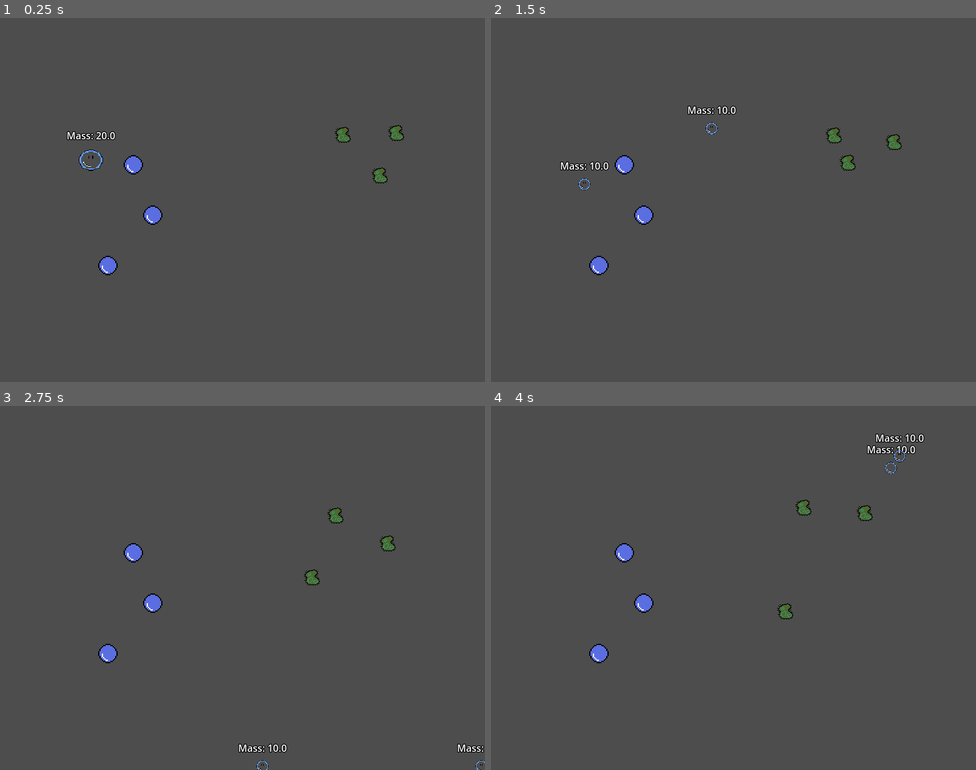
Above: before the commit, frames 1-4 (two rows, left to right).
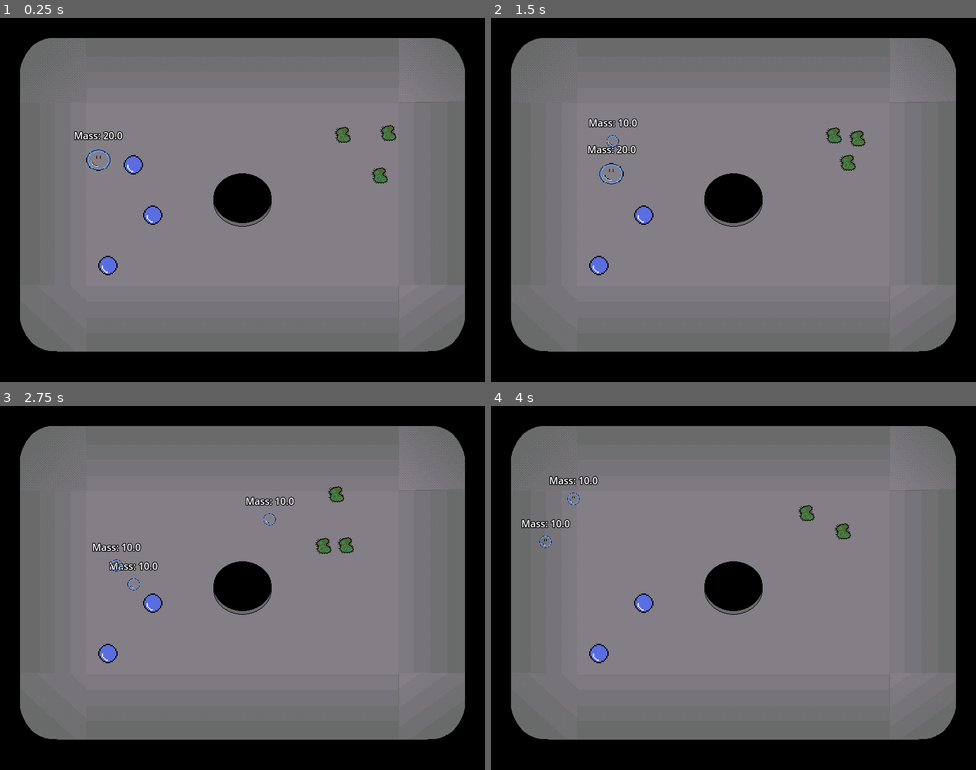
Above: after the commit, the same moments.

Repository: that-damn-cat/BubbleTrouble
Game: Godot game, scene res://game.tscn
Two runs of this game, one before a commit and one after it. Both use one fixed random seed, a clock stepped at 60 frames per second and the inputs below.
Inputs:
- Up to frame 1 (0.25 s): no input
- Up to frame 2 (1.5 s): hold Right (right) 0.53-1.28 s; tap Space (shoot) at 0.6, 1.35 s; hold Down (down) from 1.28 s (still down)
- Up to frame 3 (2.75 s): release Down (down) at 2.03 s; hold Right (right) from 2.03 s (still down); tap Space (shoot) at 2.1 s
- Up to frame 4 (4 s): release Right (right) at 2.78 s; hold Up (up) 2.78-3.53 s; tap Space (shoot) at 2.85, 3.6 s; hold Left (left) from 3.53 s (still down)

The runs differ from the first frame. In frame 1, 99% of the frame differs, in the area x 0-100%, y 0-100%; in frame 2, 99%; in frame 3, 99%; in frame 4, 100%.

Commit message:
Sink Forces

Diff:
--- /dev/null
+++ b/Components/ForceRegion/force_region.gd
@@ -0,0 +1,64 @@
+class_name ForceRegion
+extends Area2D
+
+enum Direction {UP, DOWN, LEFT, RIGHT}
+@export var push_direction: Direction = Direction.DOWN
+@export var min_push_force: float = 10.0
+@export var max_push_force: float = 200.0
+
+var body_entry_points: Dictionary[PhysicsBody2D, float] = {}
+var max_size: float = 0.0
+
+func _ready() -> void:
+	body_entered.connect(_on_body_entered)
+	body_exited.connect(_on_body_exited)
+
+	var collision_shape = find_children("*", "CollisionShape2D", false)[0]
+	var shape = collision_shape.shape
+
+	if shape is CircleShape2D:
+		max_size = shape.radius * 2.0
+
+	if shape is RectangleShape2D:
+		match push_direction:
+			Direction.DOWN, Direction.UP:
+				max_size = shape.size.y
+			Direction.LEFT, Direction.RIGHT:
+				max_size = shape.size.x
+
+func _on_body_entered(body: Node2D):
+	if body is CharacterBody2D:
+		match push_direction:
+			Direction.DOWN, Direction.UP:
+				body_entry_points[body as CharacterBody2D] = body.global_position.y
+			Direction.LEFT, Direction.RIGHT:
+				body_entry_points[body as CharacterBody2D] = body.global_position.x
+
+func _on_body_exited(body: Node2D):
+	if body is CharacterBody2D:
+		body_entry_points.erase(body)
+
+func _physics_process(_delta: float) -> void:
+	for body in body_entry_points.keys():
+		var distance_overshoot: float = 0.0
+
+		match push_direction:
+			Direction.DOWN, Direction.UP:
+				distance_overshoot = abs(body.global_position.y - body_entry_points[body])
+			Direction.LEFT, Direction.RIGHT:
+				distance_overshoot = abs(body.global_position.x - body_entry_points[body])
+
+		var push_force = remap(distance_overshoot, 0.0, max_size, min_push_force, max_push_force)
+
+		var force_direction = Vector2.ZERO
+		match push_direction:
+			Direction.DOWN:
+				force_direction = Vector2.DOWN
+			Direction.UP:
+				force_direction = Vector2.UP
+			Direction.LEFT:
+				force_direction = Vector2.LEFT
+			Direction.RIGHT:
+				force_direction = Vector2.RIGHT
+
+		body.velocity += force_direction * push_force
--- a/Entities/Droplet/droplet.tscn
+++ b/Entities/Droplet/droplet.tscn
@@ -9,7 +9,7 @@
 
 [node name="Droplet" type="Area2D" node_paths=PackedStringArray("grow_component")]
 collision_layer = 8
-collision_mask = 18
+collision_mask = 50
 script = ExtResource("1_y06n3")
 size_bonus = 10.0
 grow_component = NodePath("GrowComponent")
--- a/Entities/Germ/germ.gd
+++ b/Entities/Germ/germ.gd
@@ -8,7 +8,7 @@
 var direction := Vector2.ZERO
 var target_speed: float = idle_speed
 
-func _physics_process(delta: float) -> void:
+func _physics_process(_delta: float) -> void:
 	velocity += direction * acceleration
 
 	if velocity.length() > target_speed:
--- a/Entities/Germ/germ.tscn
+++ b/Entities/Germ/germ.tscn
@@ -17,7 +17,7 @@
 
 [node name="Germ" type="CharacterBody2D"]
 collision_layer = 4
-collision_mask = 31
+collision_mask = 63
 script = ExtResource("1_wjhn7")
 seek_speed = 125.0
 
--- a/Entities/Player/player.gd
+++ b/Entities/Player/player.gd
@@ -48,7 +48,7 @@
 	set_mass(mass + consumed.mass)
 	consumed.queue_free()
 
-func _physics_process(delta):
+func _physics_process(_delta):
 	var acceleration = remap(mass, min_mass, max_mass, max_acceleration, min_acceleration)
 	var speed_cap = remap(mass, min_mass, max_mass, max_speed, min_speed)
 
--- a/Entities/Player/player.tscn
+++ b/Entities/Player/player.tscn
@@ -139,6 +139,20 @@
 "transitions": PackedFloat32Array(1, 1, 1, 1, 1, 1, 1),
 "update": 1,
 "values": [0, 5, 6, 7, 8, 13, 0]
+}
+tracks/1/type = "method"
+tracks/1/imported = false
+tracks/1/enabled = true
+tracks/1/path = NodePath("StateMachine/Splitting")
+tracks/1/interp = 1
+tracks/1/loop_wrap = true
+tracks/1/keys = {
+"times": PackedFloat32Array(0.4),
+"transitions": PackedFloat32Array(1),
+"values": [{
+"args": [],
+"method": &"split"
+}]
 }
 
 [sub_resource type="AnimationLibrary" id="AnimationLibrary_5c2io"]
@@ -155,7 +169,7 @@
 
 [node name="Player" type="CharacterBody2D" node_paths=PackedStringArray("grow_component", "animation", "collider", "merge_collder")]
 collision_layer = 2
-collision_mask = 31
+collision_mask = 63
 script = ExtResource("1_y2db8")
 grow_component = NodePath("GrowComponent")
 animation = NodePath("Bubs/AnimationPlayer")
--- a/Entities/Player/splitting.gd
+++ b/Entities/Player/splitting.gd
@@ -6,9 +6,10 @@
 
 func enter() -> void:
 	controlled_node = state_machine.controlled_node
-	controlled_node.merge_collder.disabled = true
 	controlled_node.animation.play("split")
 
+func split() -> void:
+	controlled_node.merge_collder.disabled = true
 	var player_resource := load(player_scene_path) as PackedScene
 	var new_player = player_resource.instantiate()
 	new_player.global_position = controlled_node.global_position
--- a/game.tscn
+++ b/game.tscn
@@ -1,10 +1,21 @@
-[gd_scene load_steps=10 format=3 uid="uid://dvpursjeaw74i"]
+[gd_scene load_steps=15 format=3 uid="uid://dvpursjeaw74i"]
 
 [ext_resource type="PackedScene" uid="uid://bo5tu8ywsry1c" path="res://Entities/Player/player.tscn" id="1_0f0hj"]
 [ext_resource type="Script" uid="uid://clmbc0or0dlqo" path="res://game.gd" id="1_7jktm"]
 [ext_resource type="PackedScene" uid="uid://x3otvmpq532f" path="res://Entities/Droplet/droplet.tscn" id="2_hg6cf"]
+[ext_resource type="Texture2D" uid="uid://cvlyyv8ndt2a7" path="res://Assets/sink.png" id="2_ryrav"]
 [ext_resource type="PackedScene" uid="uid://dgqdov4kcwtwt" path="res://Entities/Germ/germ.tscn" id="3_0ia01"]
+[ext_resource type="Script" uid="uid://j4dd7yhlo1qm" path="res://Components/ForceRegion/force_region.gd" id="3_eow3j"]
 [ext_resource type="AudioStream" uid="uid://bpaiu2bwmep05" path="res://Assets/bubbletrubl.wav" id="4_fc0e3"]
+
+[sub_resource type="RectangleShape2D" id="RectangleShape2D_eow3j"]
+size = Vector2(800, 140)
+
+[sub_resource type="RectangleShape2D" id="RectangleShape2D_j5wjh"]
+size = Vector2(800, 140)
+
+[sub_resource type="RectangleShape2D" id="RectangleShape2D_vef74"]
+size = Vector2(140, 600)
 
 [sub_resource type="WorldBoundaryShape2D" id="WorldBoundaryShape2D_feb5d"]
 normal = Vector2(0, 1)
@@ -20,6 +31,68 @@
 
 [node name="Game" type="Node"]
 script = ExtResource("1_7jktm")
+
+[node name="SinkBG" type="TextureRect" parent="."]
+anchors_preset = 15
+anchor_right = 1.0
+anchor_bottom = 1.0
+grow_horizontal = 2
+grow_vertical = 2
+texture = ExtResource("2_ryrav")
+expand_mode = 2
+
+[node name="SinkForces" type="Node" parent="."]
+
+[node name="Top" type="Area2D" parent="SinkForces"]
+position = Vector2(400, 0)
+collision_layer = 32
+collision_mask = 14
+script = ExtResource("3_eow3j")
+max_push_force = 80.0
+metadata/_custom_type_script = "uid://j4dd7yhlo1qm"
+
+[node name="CollisionShape2D" type="CollisionShape2D" parent="SinkForces/Top"]
+position = Vector2(0, 70)
+shape = SubResource("RectangleShape2D_eow3j")
+
+[node name="Bottom" type="Area2D" parent="SinkForces"]
+position = Vector2(400, 600)
+collision_layer = 32
+collision_mask = 14
+script = ExtResource("3_eow3j")
+push_direction = 0
+max_push_force = 80.0
+metadata/_custom_type_script = "uid://j4dd7yhlo1qm"
+
+[node name="CollisionShape2D" type="CollisionShape2D" parent="SinkForces/Bottom"]
+position = Vector2(0, -70)
+shape = SubResource("RectangleShape2D_j5wjh")
+
+[node name="Left" type="Area2D" parent="SinkForces"]
+position = Vector2(0, 300)
+collision_layer = 32
+collision_mask = 14
+script = ExtResource("3_eow3j")
+push_direction = 3
+max_push_force = 80.0
+metadata/_custom_type_script = "uid://j4dd7yhlo1qm"
+
+[node name="CollisionShape2D" type="CollisionShape2D" parent="SinkForces/Left"]
+position = Vector2(70, 0)
+shape = SubResource("RectangleShape2D_vef74")
+
+[node name="Right" type="Area2D" parent="SinkForces"]
+position = Vector2(800, 300)
+collision_layer = 32
+collision_mask = 14
+script = ExtResource("3_eow3j")
+push_direction = 2
+max_push_force = 80.0
+metadata/_custom_type_script = "uid://j4dd7yhlo1qm"
+
+[node name="CollisionShape2D" type="CollisionShape2D" parent="SinkForces/Right"]
+position = Vector2(-70, 0)
+shape = SubResource("RectangleShape2D_vef74")
 
 [node name="Bounds" type="StaticBody2D" parent="."]
 
--- a/project.godot
+++ b/project.godot
@@ -70,6 +70,7 @@
 2d_physics/layer_3="Enemies"
 2d_physics/layer_4="Droplets"
 2d_physics/layer_5="Drain"
+2d_physics/layer_6="SinkForces"
 
 [rendering]
 
Not shown, added: Components/ForceRegion/force_region.gd.uid
